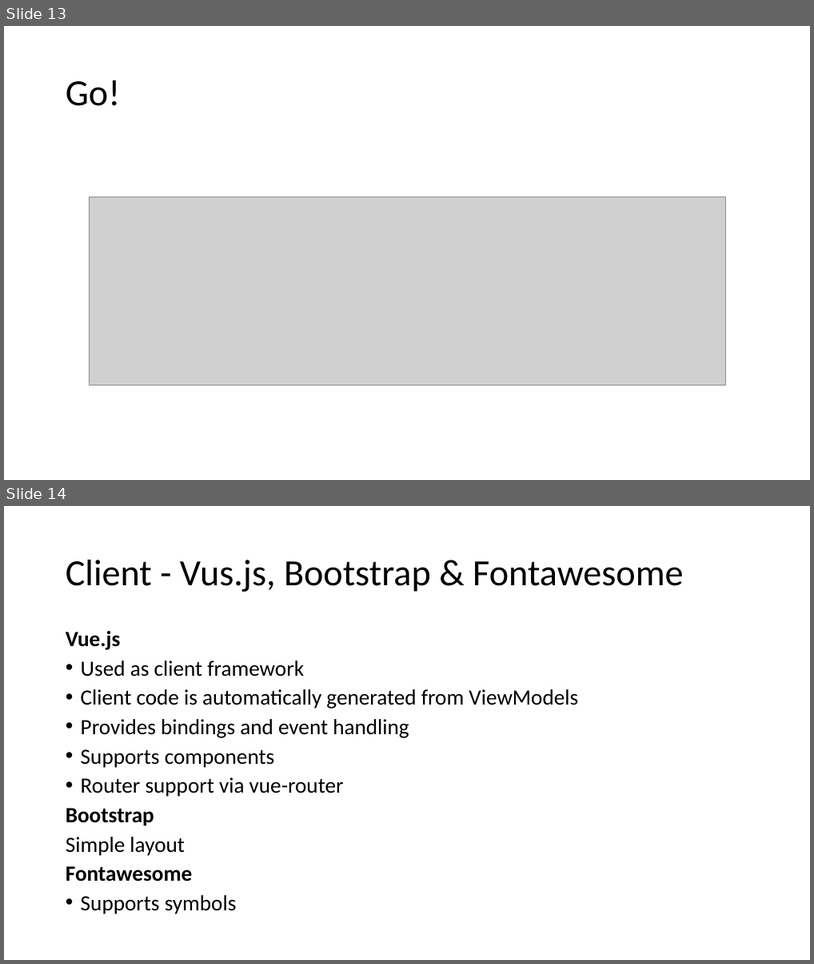
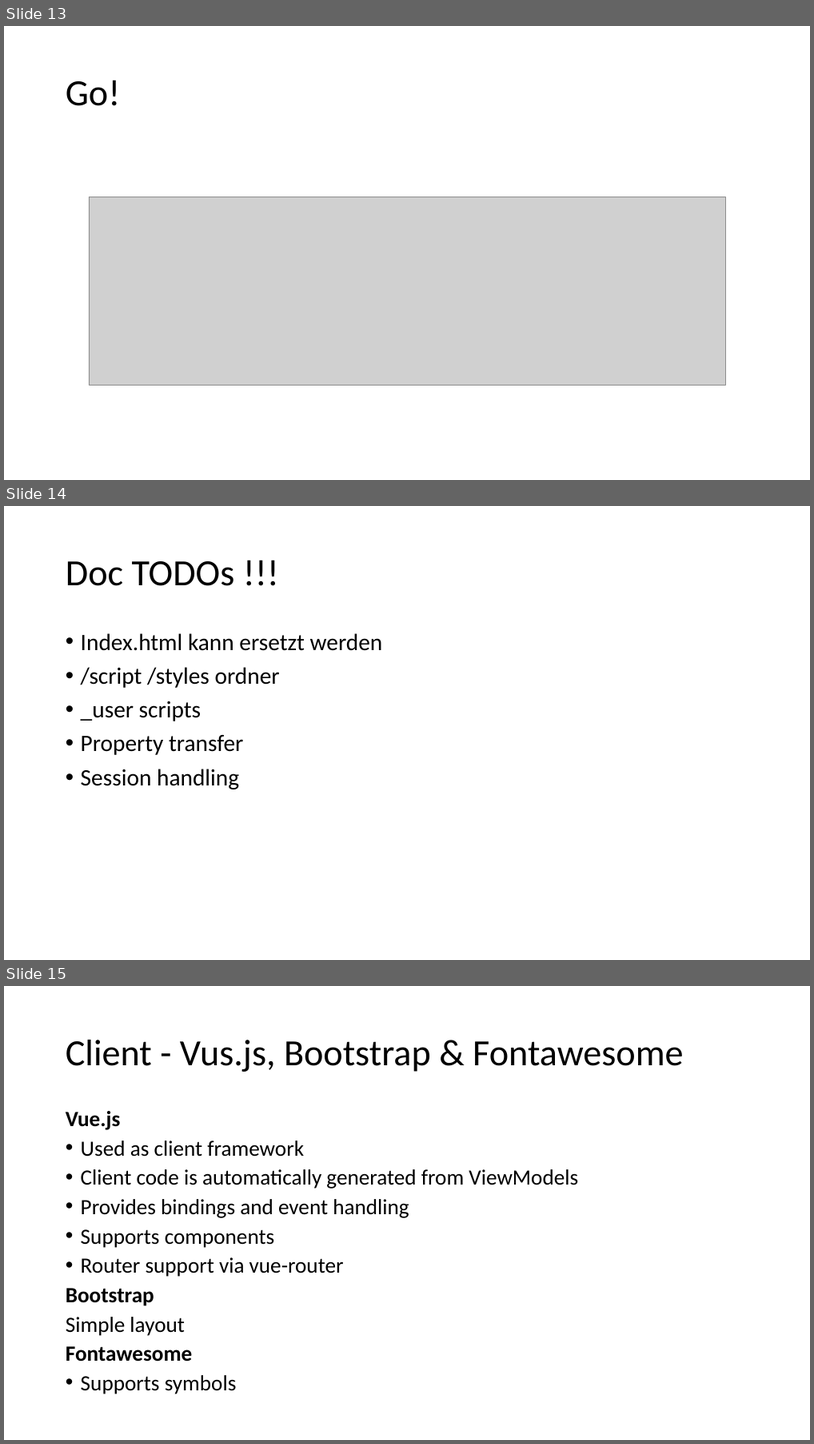
Before and after one commit to FrankPfattheicher/stonehenge.Chromely, a slide deck: stonehengeChromely.pptx. Shown one above the other, each under a label of ours: slides 13 and 14 before the commit, slides 13, 14 and 15 after it. The pictures are 814x964 and 814x1444 pixels, drawn with LibreOffice and Linux fonts; fonts in the diff are those of the drawing; grey boxes stand for pictures. Boxes give left, top, right and bottom in pixels: in the first picture for what was removed or moved away, otherwise in the second. Text is boxed around its words. In the diff, an @@ line names an element or a change of style, - is before the commit and + after.

```diff
--- a/stonehengeChromely.pptx
+++ b/stonehengeChromely.pptx
@@ slide 14 added at [4,506,810,960], background #FFFFFF @@
@@ title added at [66,561,235,586], 44 pt, text #000000 @@
+Doc TODOs !!!
@@ text added at [81,633,383,789], 28 pt, text #000000 @@
+• Index.html kann ersetzt werden
+• /script /styles ordner
+• _user scripts
+• Property transfer
+• Session handling
@@ what was slide 14 is now slide 15 @@
```
Also in this commit, not shown: 3 other slides added, 5 other files.
